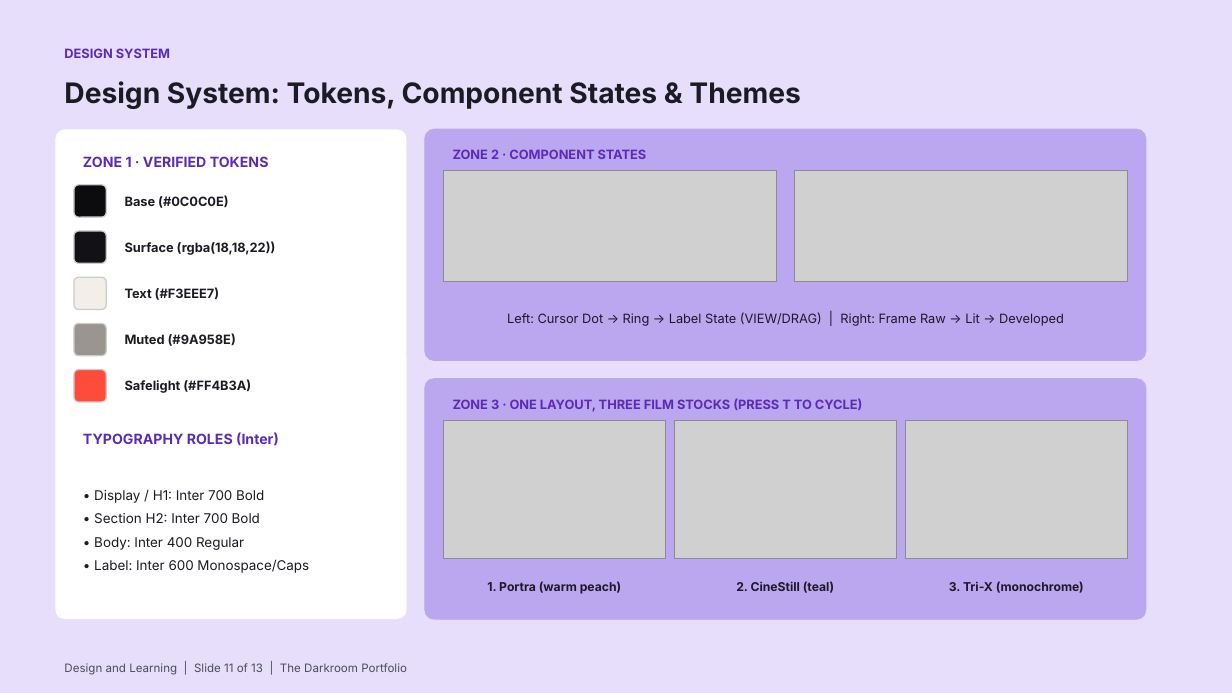
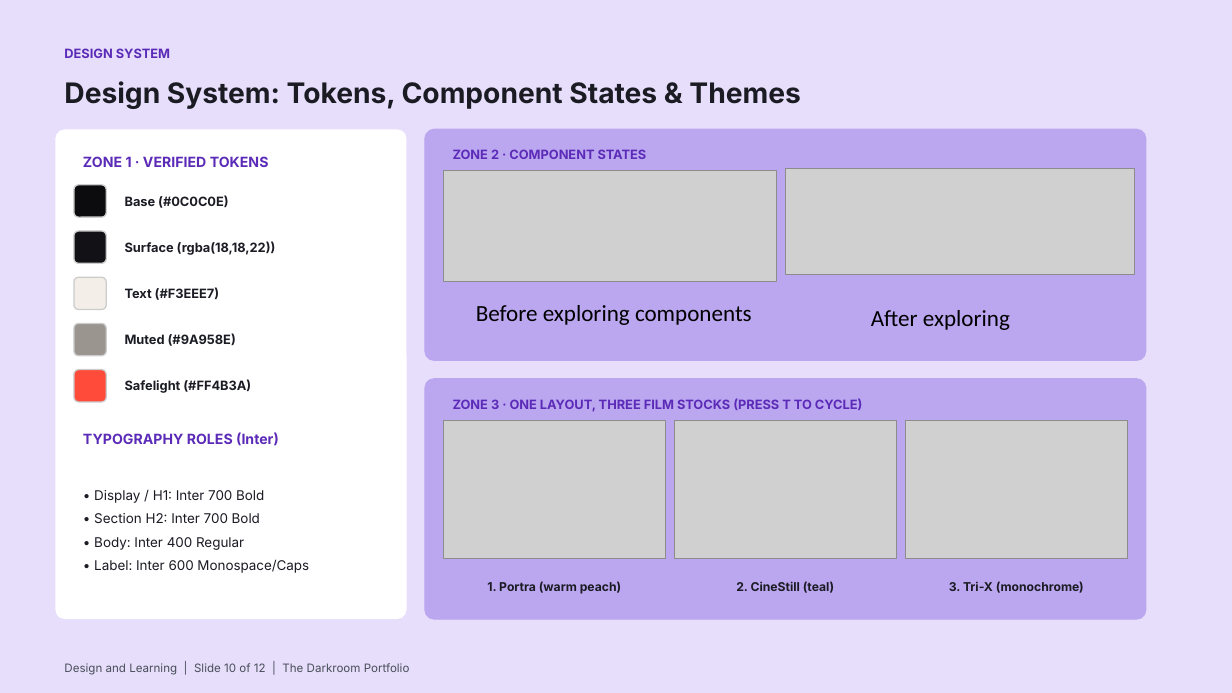
Before and after one commit to Yatin07/portfolio, a slide deck: slide 10 of Portfolio_Design_Deck.pptx (slide 11 before the commit). Drawn at 1232x693 pixels with LibreOffice and Linux fonts; fonts in the diff are those of the drawing; grey boxes stand for pictures. Boxes give left, top, right and bottom in pixels: in the first picture for what was removed or moved away, otherwise in the second. Text is boxed around its words. In the diff, an @@ line names an element or a change of style, - is before the commit and + after.

```diff
--- a/Portfolio_Design_Deck.pptx
+++ b/Portfolio_Design_Deck.pptx
@@ picture resized from (x1=795, y1=171, x2=1128, y2=282) to (x1=786, y1=169, x2=1135, y2=275) @@
@@ text added at (x1=476, y1=305, x2=752, y2=325), 18 pt, text #000000 @@
+Before exploring components
@@ text removed at (x1=507, y1=312, x2=1064, y2=326) @@
-Left: Cursor Dot → Ring → Label State (VIEW/DRAG) | Right: Frame Raw → Lit → Developed
@@ text added at (x1=871, y1=310, x2=1010, y2=330), 18 pt, text #000000 @@
+After exploring
@@ text at (x1=64, y1=663, x2=410, y2=675): text changed @@
-Design and Learning | Slide 11 of 13 | The Darkroom Portfolio
+Design and Learning | Slide 10 of 12 | The Darkroom Portfolio
```
Also in this commit, not shown: 11 other slides changed, 1 slide removed, 2 other files.
